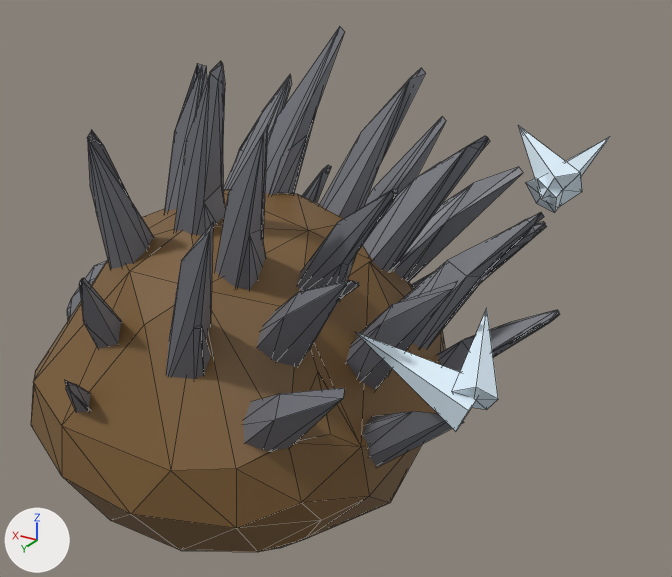
One commit to the glTF model godot/models/foes/splitter.glb: the scene before it, then after it.
The view is the same before and after, from a 50 mm camera at (-1.92, 2.73, 2.48) aimed at (-0.23, -0.09, 1.07). Every picture has the same lights, and +X, +Y and +Z are marked at lower left. The picture after the commit comes second. Mesh edges are drawn as thin lines. Vertices at exactly the same position are counted once.

The first picture shows 'splitter'.
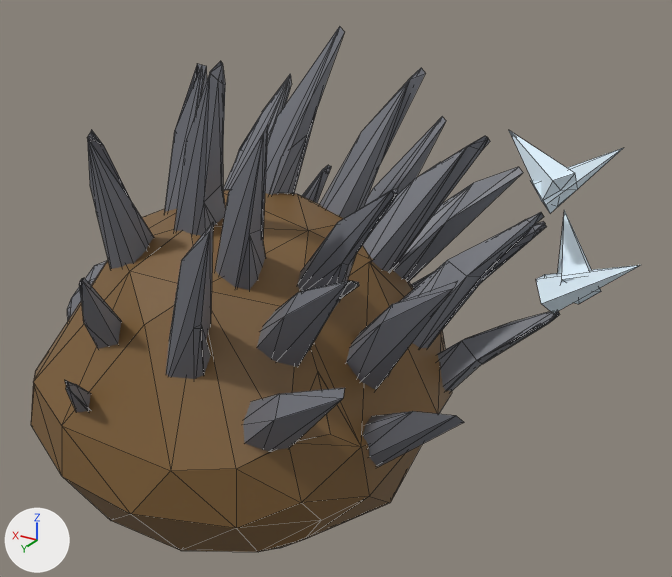
Where the change shows, as pixel boxes [x1, y1, x2, y2] in the pictures (672 x 577 px; the box of a moved part takes in the faces that stretch with it):
'splitter', reshaped
    before: [31, 26, 610, 552]
    after: [31, 26, 640, 552]
part 1 of me_splitter_0, moved or reshaped
    before: [356, 332, 477, 431]
    after: [557, 210, 601, 304]
part 2 of me_splitter_0, moved or reshaped
    before: [519, 126, 582, 207]
    after: [509, 131, 578, 203]
part 3 of me_splitter_0, moved or reshaped
    before: [526, 137, 610, 213]
    after: [536, 265, 640, 314]
part 4 of me_splitter_0, moved or reshaped
    before: [452, 309, 498, 410]
    after: [531, 148, 623, 213]

Diff of the bpy script that builds the scene:
```diff
--- a/godot/models/foes/splitter.glb.py
+++ b/godot/models/foes/splitter.glb.py
@@ me_splitter_0 @@
 # used by ob_splitter; location = (0.0, 0.0, 0.0)
-me_splitter_0.from_pydata(...)  # 639 vertices, 862 faces; spans x -1.11..0.99, y -0.84..0.84, z 0.0..2.0
+me_splitter_0.from_pydata(...)  # 639 vertices, 862 faces; spans x -1.27..0.99, y -0.84..0.84, z 0.0..2.0
+# me_splitter_0 part 1: the loose piece of 7 vertices spanning x -1.06..-0.64, y 0.35..0.52, z 0.99..1.23 is multiplied about its middle by the matrix ((0.479, 0.789, -0.278), (-0.835, 0.472, -0.098), (0.056, 0.289, 0.918)), then moved by (-0.15, -1.01, 0.07)
+# me_splitter_0 part 2: the loose piece of 7 vertices spanning x -1.04..-0.72, y -0.6..-0.31, z 1.43..1.66 is multiplied about its middle by the matrix ((0.927, -0.086, 0.052), (0.08, 0.924, 0.096), (-0.061, -0.091, 0.926)), then moved by (0.01, 0.03, 0.0)
+# me_splitter_0 part 3: the loose piece of 7 vertices spanning x -1.06..-0.84, y -0.64..-0.32, z 1.42..1.65 is multiplied about its middle by the matrix ((0.661, 0.788, -0.052), (-0.748, 0.646, 0.291), (0.256, -0.149, 0.987)), then moved by (-0.12, 0.03, -0.38)
+# me_splitter_0 part 4: the loose piece of 7 vertices spanning x -1.11..-0.96, y 0.21..0.5, z 1.05..1.28 is multiplied about its middle by the matrix ((0.419, 0.911, -0.187), (-0.882, 0.454, 0.238), (0.296, 0.064, 0.974)), then moved by (0.01, -0.77, 0.36)
 me_splitter_0.materials.append(mat_defaultmaterial)
```
